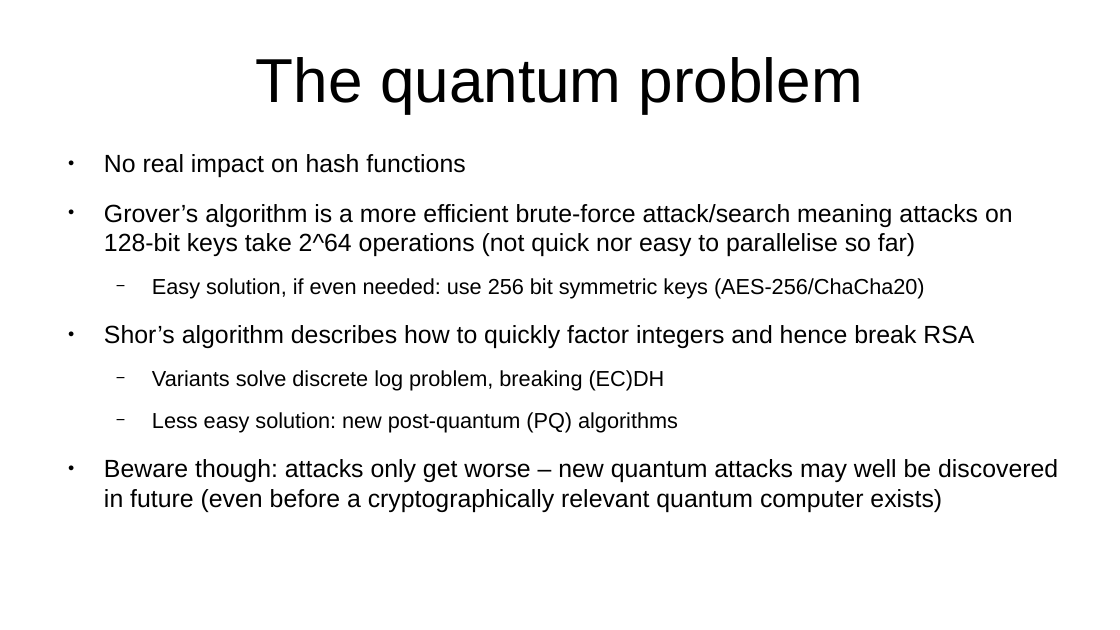
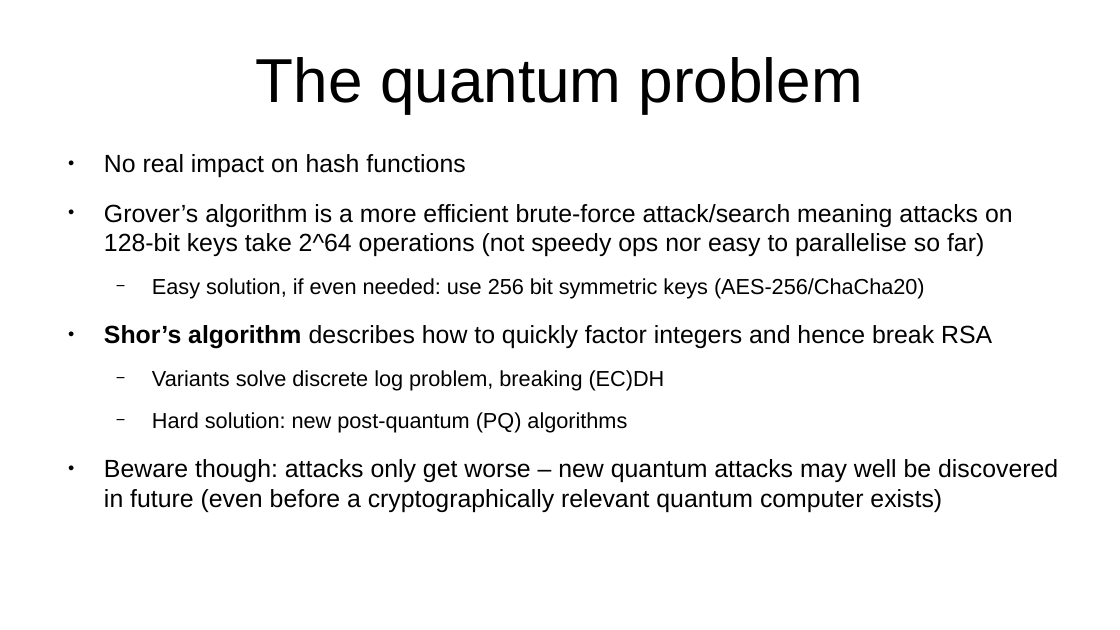
Before and after one commit to sftcd/cs7053, a slide deck: slide 6 of 2022lectures/05-pqc.odp. Drawn at 1120x630 pixels with LibreOffice and Linux fonts; fonts in the diff are those of the drawing. Boxes give left, top, right and bottom in pixels: in the first picture for what was removed or moved away, otherwise in the second. Text is boxed around its words. In the diff, an @@ line names an element or a change of style, - is before the commit and + after.

```diff
--- a/2022lectures/05-pqc.odp
+++ b/2022lectures/05-pqc.odp
@@ text at [104, 204, 1013, 256]: text changed @@
-● Grover’s algorithm is a more efficient brute-force attack/search meaning attacks on 128-bit keys take 2^64 operations (not quick nor easy to parallelise so far)
+● Grover’s algorithm is a more efficient brute-force attack/search meaning attacks on 128-bit keys take 2^64 operations (not speedy ops nor easy to parallelise so far)
@@ text at [104, 325, 992, 349]: bold on in "Shor’s algorithm" @@
@@ text at [152, 412, 627, 433]: text changed @@
-  − Less easy solution: new post-quantum (PQ) algorithms
+  − Hard solution: new post-quantum (PQ) algorithms
```
Also in this commit, not shown: 11 other slides changed, 2 other files.
